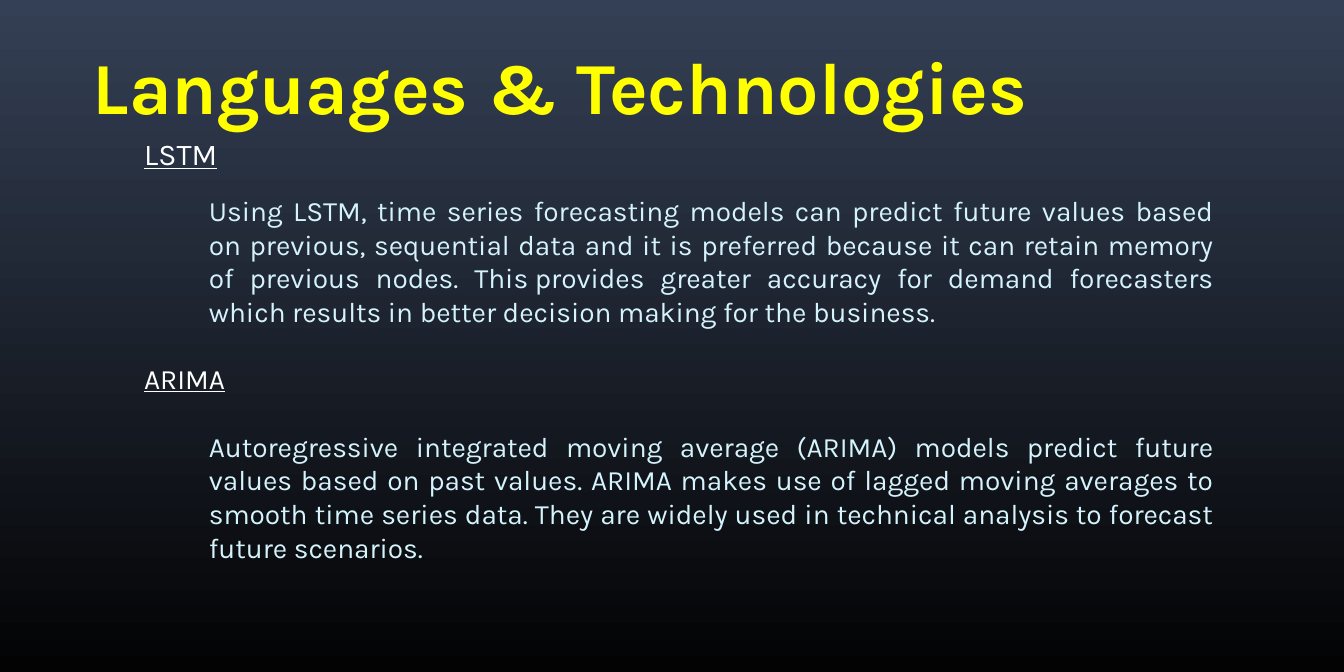
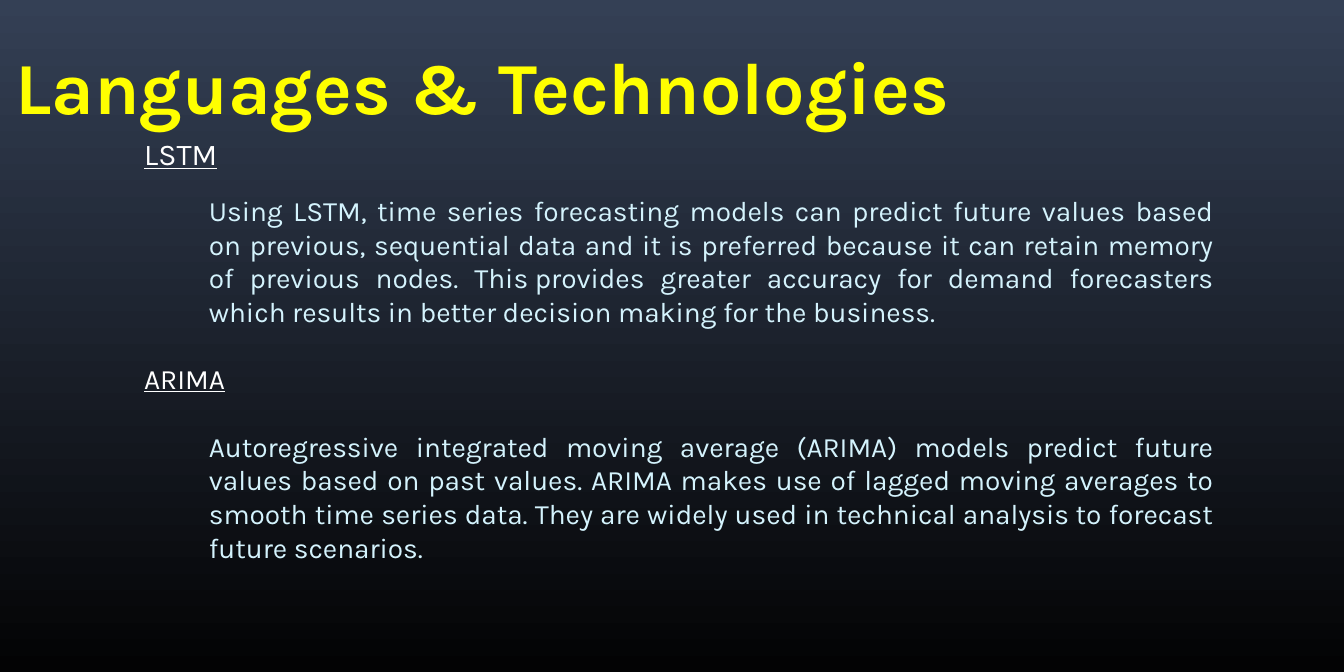
Before and after one commit to SriNithin965/project-4-2, a slide deck: slide 5 of ppts/Sales_Forecasting_Abstract_B4.pptx. Drawn at 1344x672 pixels with LibreOffice and Linux fonts; fonts in the diff are those of the drawing. Boxes give left, top, right and bottom in pixels: in the first picture for what was removed or moved away, otherwise in the second. Text is boxed around its words. In the diff, an @@ line names an element or a change of style, - is before the commit and + after.

```diff
--- a/ppts/Sales_Forecasting_Abstract_B4.pptx
+++ b/ppts/Sales_Forecasting_Abstract_B4.pptx
@@ text "Languages & Technologies" at [15,62,950,131]: indent changed @@
```
Also in this commit, not shown: 6 other slides changed, 1 other file.
